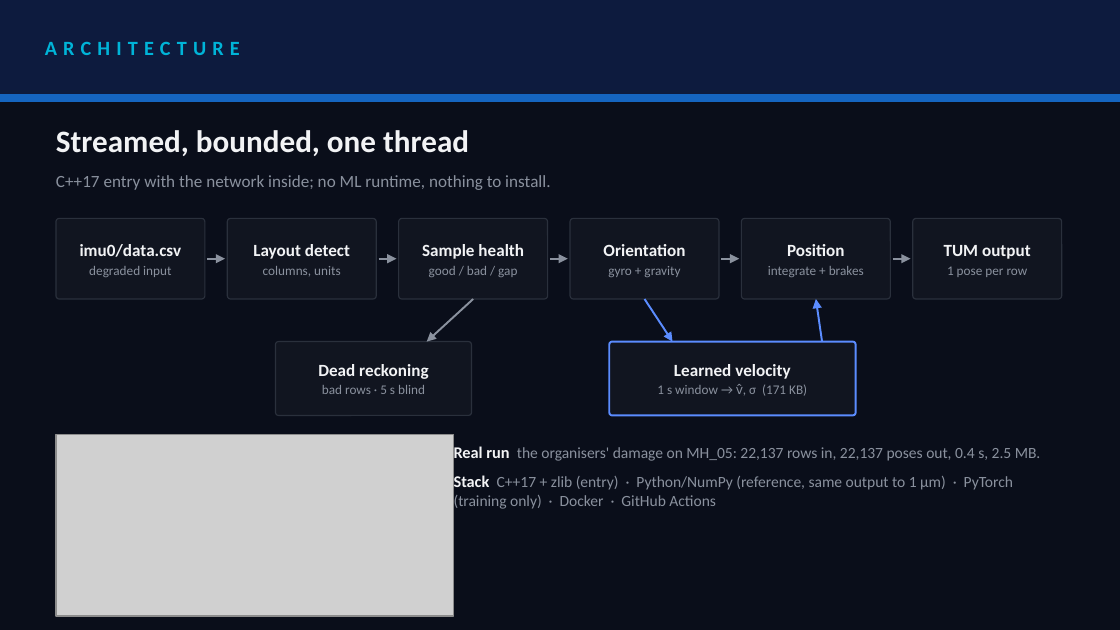
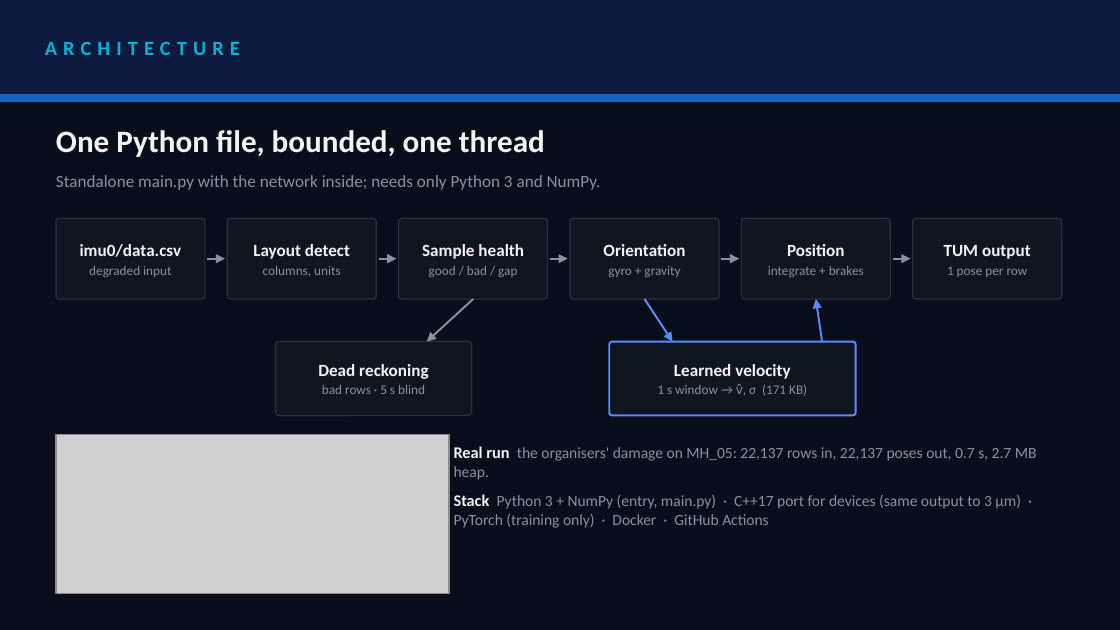
Before and after one commit to rehaanajani/pathfinder-xr, a slide deck: slide 4 of deck/SRMIST_CaliforniaBurrito.pptx. Drawn at 1120x630 pixels with LibreOffice and Linux fonts; fonts in the diff are those of the drawing; grey boxes stand for pictures. Boxes give left, top, right and bottom in pixels: in the first picture for what was removed or moved away, otherwise in the second. Text is boxed around its words. In the diff, an @@ line names an element or a change of style, - is before the commit and + after.

Commit message:
Updated the deck to the final numbers, the Python entry and the new drone stages

```diff
--- a/deck/SRMIST_CaliforniaBurrito.pptx
+++ b/deck/SRMIST_CaliforniaBurrito.pptx
@@ text at (x1=56, y1=130, x2=545, y2=157): text changed @@
-Streamed, bounded, one thread
+One Python file, bounded, one thread
@@ text at (x1=56, y1=175, x2=601, y2=190): text changed @@
-C++17 entry with the network inside; no ML runtime, nothing to install.
+Standalone main.py with the network inside; needs only Python 3 and NumPy.
@@ picture resized from (x1=56, y1=435, x2=454, y2=616) to (x1=56, y1=435, x2=449, y2=594) @@
@@ text at (x1=454, y1=446, x2=1037, y2=528): text changed @@
-Real run the organisers' damage on MH_05: 22,137 rows in, 22,137 poses out, 0.4 s, 2.5 MB.
-Stack C++17 + zlib (entry) · Python/NumPy (reference, same output to 1 µm) · PyTorch (training only) · Docker · GitHub Actions
+Real run the organisers' damage on MH_05: 22,137 rows in, 22,137 poses out, 0.7 s, 2.7 MB heap.
+Stack Python 3 + NumPy (entry, main.py) · C++17 port for devices (same output to 3 µm) · PyTorch (training only) · Docker · GitHub Actions
```
Also in this commit, not shown: 6 other slides changed, 5 other files.
